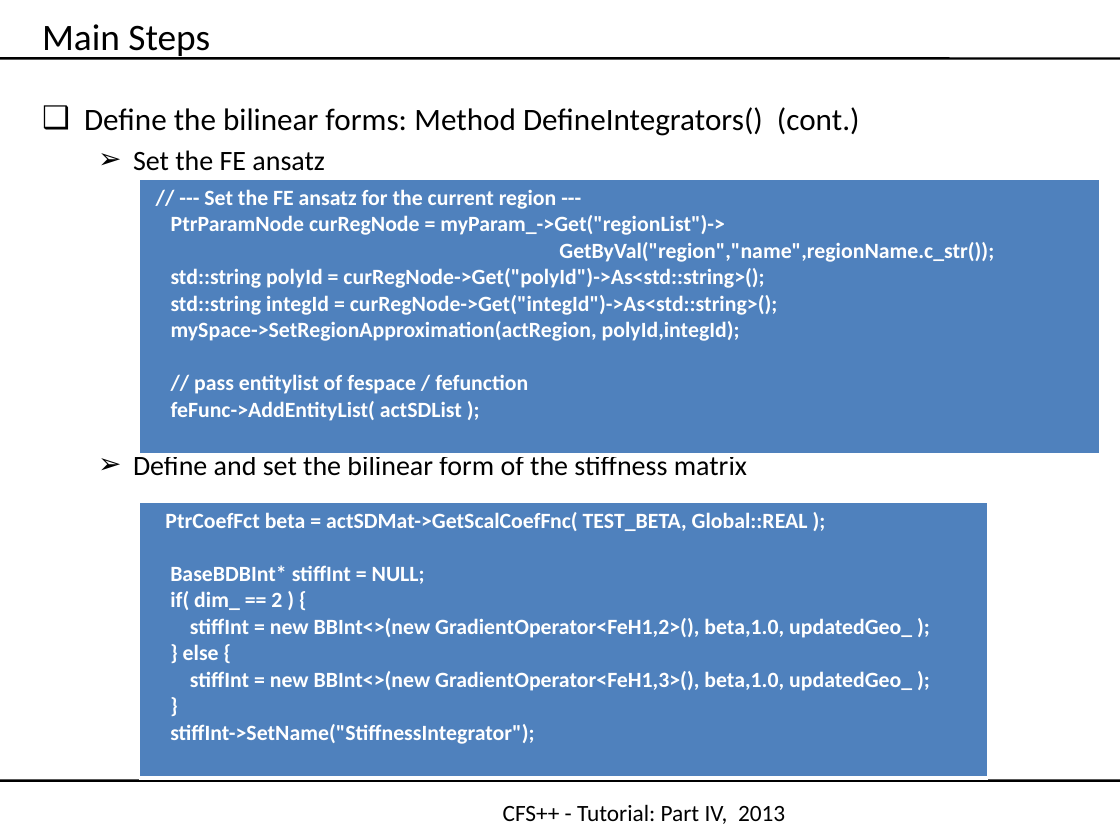
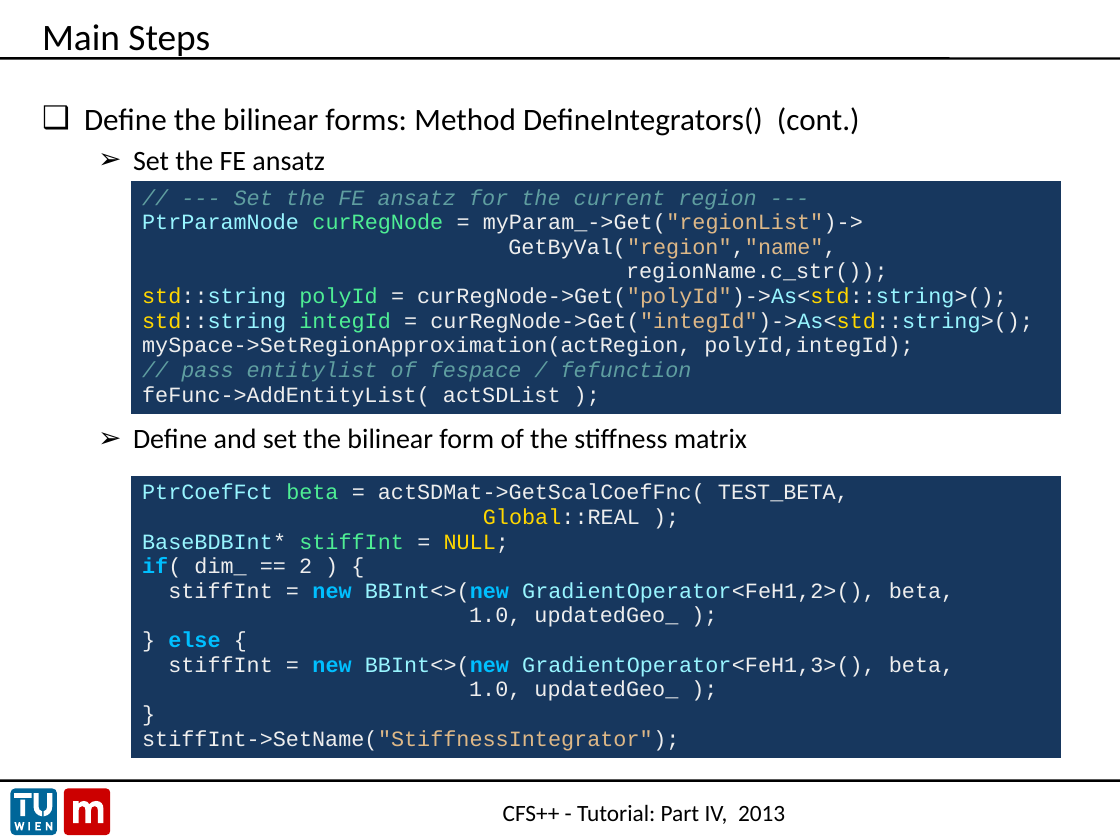
Before and after one commit to openCFS/cfs, a slide deck: slide 15 of share/doc/tutorial/CFS++_NewPDE.pptx. Drawn at 1120x840 pixels with LibreOffice and Linux fonts; fonts in the diff are those of the drawing; background and template pictures are left out. Boxes give left, top, right and bottom in pixels: in the first picture for what was removed or moved away, otherwise in the second. Text is boxed around its words. In the diff, an @@ line names an element or a change of style, - is before the commit and + after.

Commit message:
- Removed PDF versions of tutorial slides to save some more space. - Removed .msh file from acoustic tutorial example, since it can be regenerated using Gmsh. - Reduced size of CFS++_OverviewAndSimulation.pptx to one third, by:   - converting all bitmap images inside the presentation to PNG   - halfing their size by using pngquant (http://pngquant.org/)   - manually removing doublettes by changing the Powerpoint XML files. - Added syntax highlighting to code listings in slides by using Emacs   - M-x color-theme-dark-blue   - M-x htmlfontify-buffer   - set font to Courier New in generated HTML code   - save HTML to file and open in Internet Explorer   - Copy and paste into Powerpoint - Replaced some bitmap logos with vector versions to save space - Improved screenshots for Gmsh - Added slide about viewing mesh files with HDFView - Added some explanation about annotation tags showing up as context help in Oxygen.

```diff
--- a/share/doc/tutorial/CFS++_NewPDE.pptx
+++ b/share/doc/tutorial/CFS++_NewPDE.pptx
@@ text "Define the bilinear forms: Method ..." rewrapped from bbox=[84, 107, 860, 476] to bbox=[84, 107, 860, 449] @@
@@ table at bbox=[131, 181, 1062, 428] @@
@@ row 1, column 1: "// --- Set the FE ansatz for the current region --- / PtrParamNode curRegNode = myParam_->Get("regionList")-> GetByVal("region","name",regionName.c_str()); / std::string polyId = curRegNode->Get("polyId")->As<std::string>(); / std::string integId = curRegNode->Get("integId")->As<std::string>(); / mySpace->SetRegionApproximation(actRegion, polyId,integId); / // pass entitylist of fespace / fefunction / feFunc->AddEntityList( actSDList );" to "// --- Set the FE ansatz for the current region --- / PtrParamNode curRegNode = myParam_->Get("regionList")-> / GetByVal("region","name", / regionName.c_str()); / std::string polyId = curRegNode->Get("polyId")->As<std::string>(); / std::string integId = curRegNode->Get("integId")->As<std::string>(); / mySpace->SetRegionApproximation(actRegion, polyId,integId); / // pass entitylist of fespace / fefunction / feFunc->AddEntityList( actSDList );" @@
@@ fill #4F81BD to #17375E in row 1, column 1 @@
@@ borders changed @@
@@ table: place and size @@
-table at bbox=[140, 179, 1100, 451]
+table at bbox=[131, 181, 1062, 428]
@@ table at bbox=[131, 476, 1062, 775] @@
@@ row 1, column 1: "PtrCoefFct beta = actSDMat->GetScalCoefFnc( TEST_BETA, Global::REAL ); / BaseBDBInt* stiffInt = NULL; / if( dim_ == 2 ) { / stiffInt = new BBInt<>(new GradientOperator<FeH1,2>(), beta,1.0, updatedGeo_ ); / } else { / stiffInt = new BBInt<>(new GradientOperator<FeH1,3>(), beta,1.0, updatedGeo_ ); / } / stiffInt->SetName("StiffnessIntegrator");" to "PtrCoefFct beta = actSDMat->GetScalCoefFnc( TEST_BETA, Global::REAL ); / BaseBDBInt* stiffInt = NULL; / if( dim_ == 2 ) { / stiffInt = new BBInt<>(new GradientOperator<FeH1,2>(), beta, / 1.0, updatedGeo_ ); / } else { / stiffInt = new BBInt<>(new GradientOperator<FeH1,3>(), beta, / 1.0, updatedGeo_ ); / } / stiffInt->SetName("StiffnessIntegrator");" @@
@@ fill #4F81BD to #17375E in row 1, column 1 @@
@@ borders changed @@
@@ table: place and size @@
-table at bbox=[139, 502, 987, 774]
+table at bbox=[131, 476, 1062, 775]
@@ group added at bbox=[10, 788, 110, 836]: 12 freeform shapes @@
```
Also in this commit, not shown: 23 other slides changed, 1 slide added, 9 other files.
